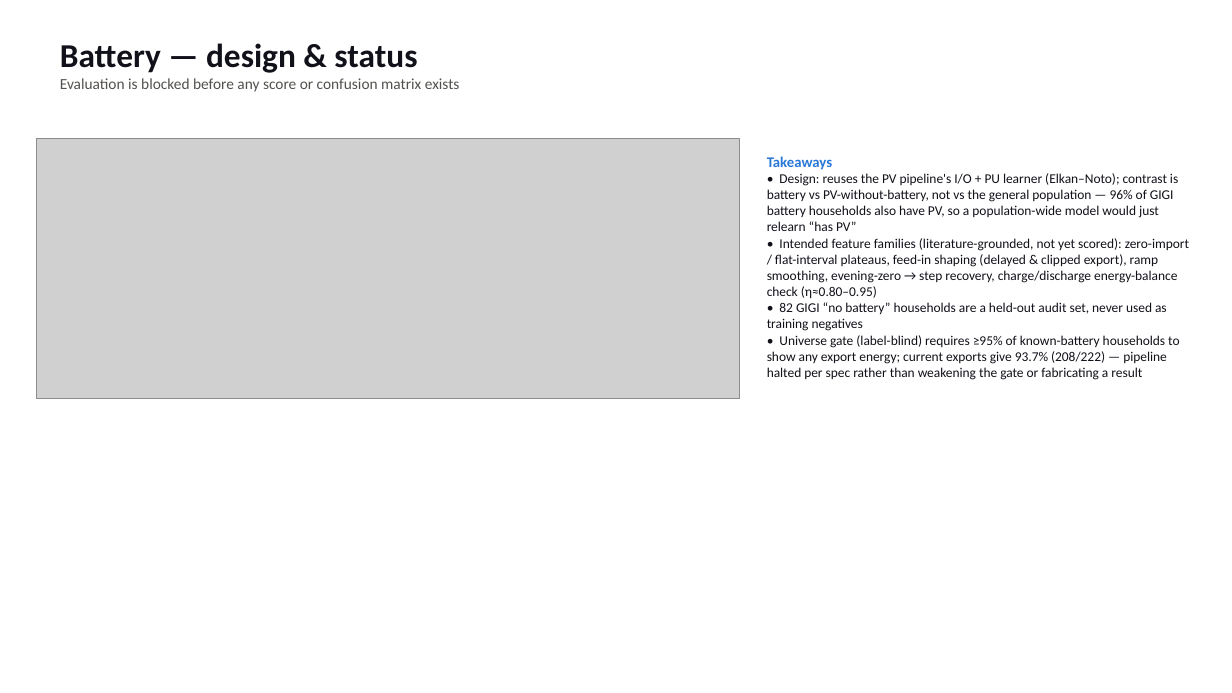
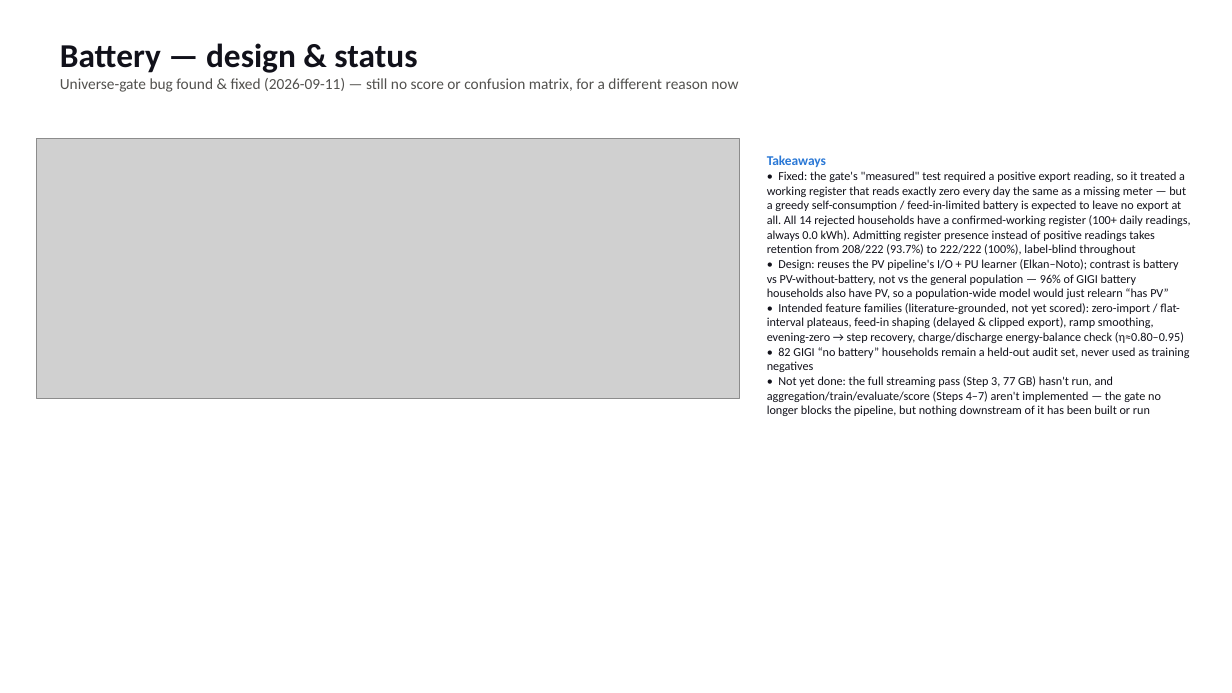
Before and after one commit to francescocafagna2002/newspaper, a slide deck: slide 3 of docs/model_slides/all_models.pptx. Drawn at 1232x693 pixels with LibreOffice and Linux fonts; fonts in the diff are those of the drawing; grey boxes stand for pictures. Boxes give left, top, right and bottom in pixels: in the first picture for what was removed or moved away, otherwise in the second. Text is boxed around its words. In the diff, an @@ line names an element or a change of style, - is before the commit and + after.

```diff
--- a/docs/model_slides/all_models.pptx
+++ b/docs/model_slides/all_models.pptx
@@ text at <box>60,78,738,92</box>: text changed @@
-Evaluation is blocked before any score or confusion matrix exists
+Universe-gate bug found & fixed (2026-09-11) — still no score or confusion matrix, for a different reason now
@@ text at <box>767,171,1191,255</box>: paragraph added @@
+• Fixed: the gate's "measured" test required a positive export reading, so it treated a working register that reads exactly zero every day the same as a missing meter — but a greedy self-consumption / feed-in-limited battery is expected to leave no export at all. All 14 rejected households have a confirmed-working register (100+ daily readings, always 0.0 kWh). Admitting register presence instead of positive readings takes retention from 208/222 (93.7%) to 222/222 (100%), label-blind throughout
@@ text at <box>767,155,1184,343</box>: size 11.5 to 10.5 pt in "Takeaways"; size 10.5 to 9.5 pt in "• Design: reuses the PV pipeline's I/O ...", "• Intended feature families (literature-grounded, not yet ..." @@
@@ text at <box>767,347,1190,416</box>: text changed; size 10.5 to 9.5 pt @@
-• 82 GIGI “no battery” households are a held-out audit set, never used as training negatives
-• Universe gate (label-blind) requires ≥95% of known-battery households to show any export energy; current exports give 93.7% (208/222) — pipeline halted per spec rather than weakening the gate or fabricating a result
+• 82 GIGI “no battery” households remain a held-out audit set, never used as training negatives
+• Not yet done: the full streaming pass (Step 3, 77 GB) hasn't run, and aggregation/train/evaluate/score (Steps 4–7) aren't implemented — the gate no longer blocks the pipeline, but nothing downstream of it has been built or run
```
Also in this commit, not shown: 7 other files.
